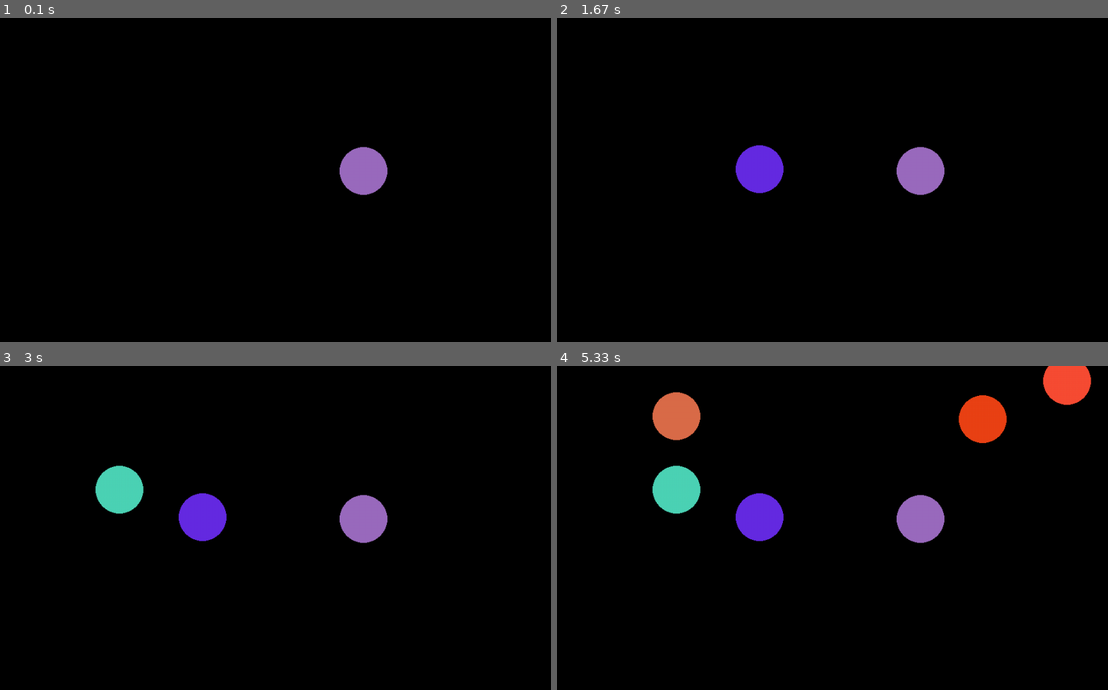
Above: before the commit, frames 1-4 (two rows, left to right).
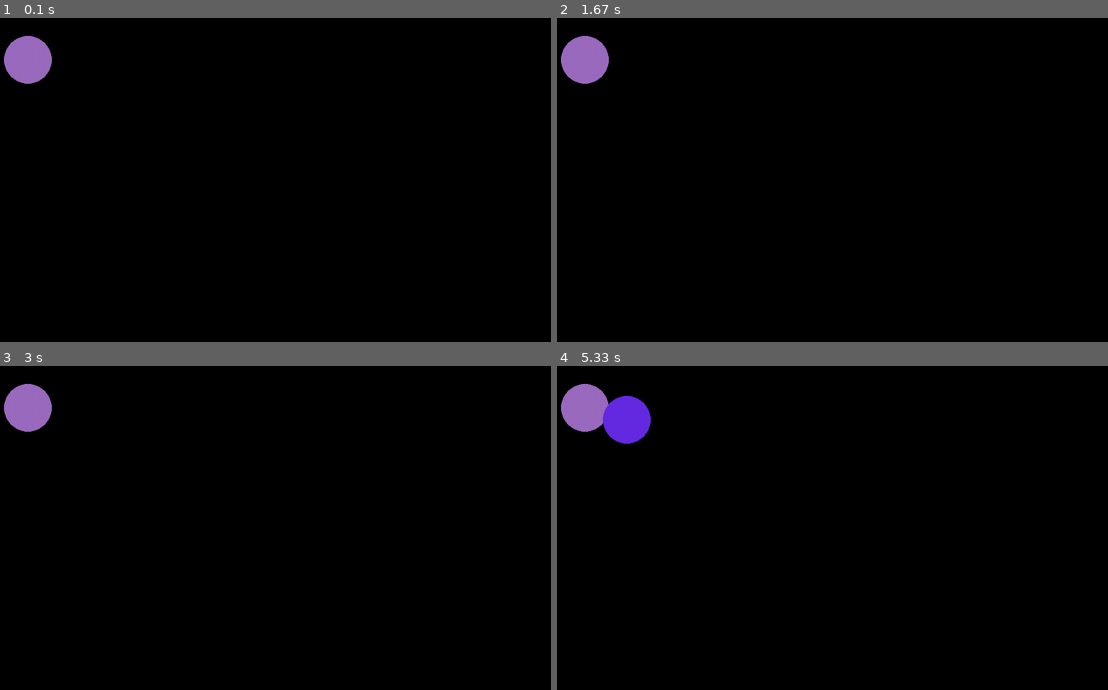
Above: after the commit, the same moments.

Repository: oleksiiborys/snake-pygame-ekids2021
Game: pygame game, started from eyes_exercises_1.py
The game is run twice, just before and just after one commit, with the same random seed, the same clock (stepped at 60 frames per second) and the same inputs.
Inputs:
- Up to frame 1 (0.1 s): no input
- Up to frame 2 (1.67 s): no input
- Up to frame 3 (3 s): no input
- Up to frame 4 (5.33 s): no input

The runs differ from the first frame. In frame 1, 2.0% of the frame differs, in the area x 0-71%, y 5-55%; in frame 2, 3.1%; in frame 3, 4.1%; in frame 4, 8.0%, in the area x 0-97%, y 0-55%.

Commit message:
arrays using example

Diff:
--- a/eyes_exercises_1.py
+++ b/eyes_exercises_1.py
@@ -10,17 +10,20 @@
 pygame.display.set_caption('Eyes exercises for eKids')
 
 radius = 40
-delay = 1
+delay = 3
+center_positions = [(50, 70), (120, 90), (170, 60), (340, 200), (110, 700), (690, 300),
+                    (random.randint(radius, dis_width-radius), random.randint(radius, dis_height-radius)),
+                    (random.randint(radius, dis_width-radius), random.randint(radius, dis_height-radius)),
+                    (random.randint(radius, dis_width-radius), random.randint(radius, dis_height-radius))]
 
-for i in range(0, 100):
+for x, y in center_positions:
     for event in pygame.event.get():
         if event.type == pygame.KEYDOWN:
             if event.key == pygame.K_q:
                 exit()
 
     color = (random.randint(0, 255), random.randint(0, 255), random.randint(0, 255))
-    pygame.draw.circle(dis, color, center=[random.randint(0, dis_width-radius*2), random.randint(0, dis_height-radius*2)],
-                           radius=radius)
+    pygame.draw.circle(dis, color, center=[x, y], radius=radius)
     pygame.display.update()
     time.sleep(delay)
 
